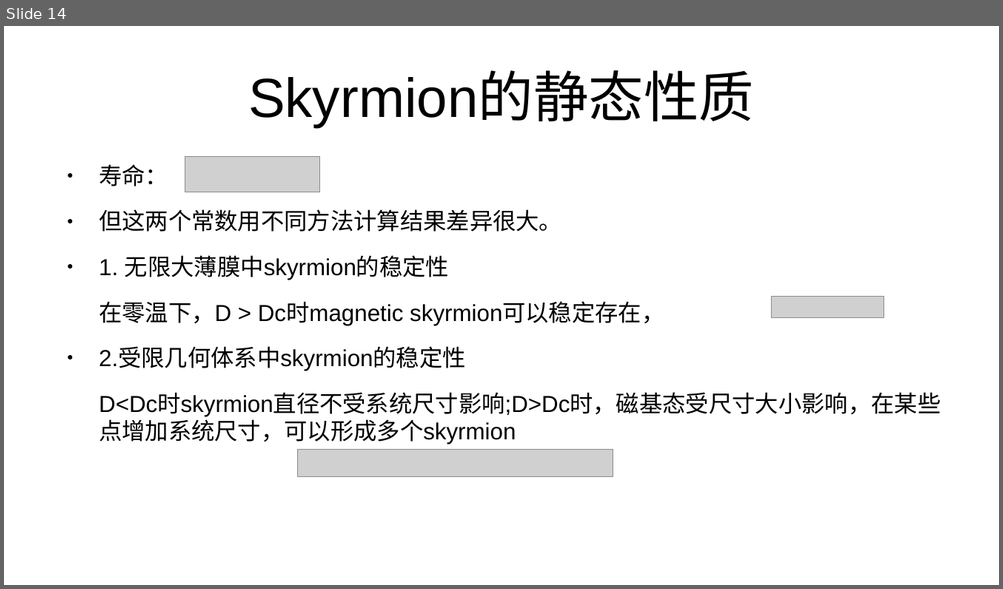
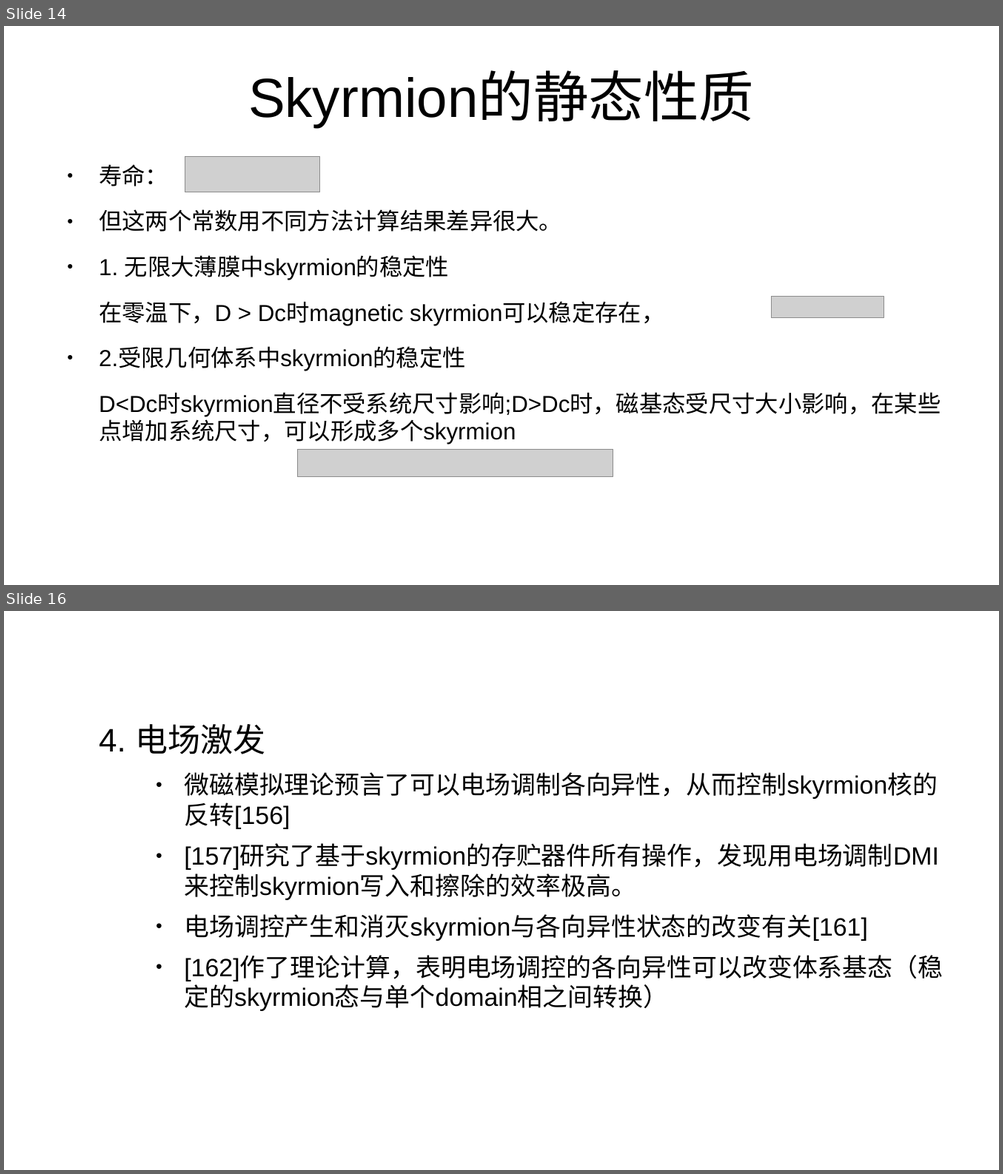
Before and after one commit to GoldenRaven/reference_reading, a slide deck: skyrmion.odp. Shown one above the other, each under a label of ours: slide 14 before the commit, slides 14 and 16 after it; the slides between them are not shown. The pictures are 1003x589 and 1003x1174 pixels, drawn with LibreOffice and Linux fonts; fonts in the diff are those of the drawing; grey boxes stand for pictures. Boxes give left, top, right and bottom in pixels: in the first picture for what was removed or moved away, otherwise in the second. Text is boxed around its words. In the diff, an @@ line names an element or a change of style, - is before the commit and + after.

```diff
--- a/skyrmion.odp
+++ b/skyrmion.odp
@@ slide 16 added at [4, 611, 999, 1170], background #FFFFFF @@
@@ text added at [99, 724, 942, 1011], 20 pt, text #000000 @@
+4. 电场激发
+    ● 微磁模拟理论预言了可以电场调制各向异性，从而控制skyrmion核的反转[156]
+    ● [157]研究了基于skyrmion的存贮器件所有操作，发现用电场调制DMI来控制skyrmion写入和擦除的效率极高。
+    ● 电场调控产生和消灭skyrmion与各向异性状态的改变有关[161]
+    ● [162]作了理论计算，表明电场调控的各向异性可以改变体系基态（稳定的skyrmion态与单个domain相之间转换）
```
Also in this commit, not shown: 1 slide changed, 2 other slides added, 1 slide removed.
